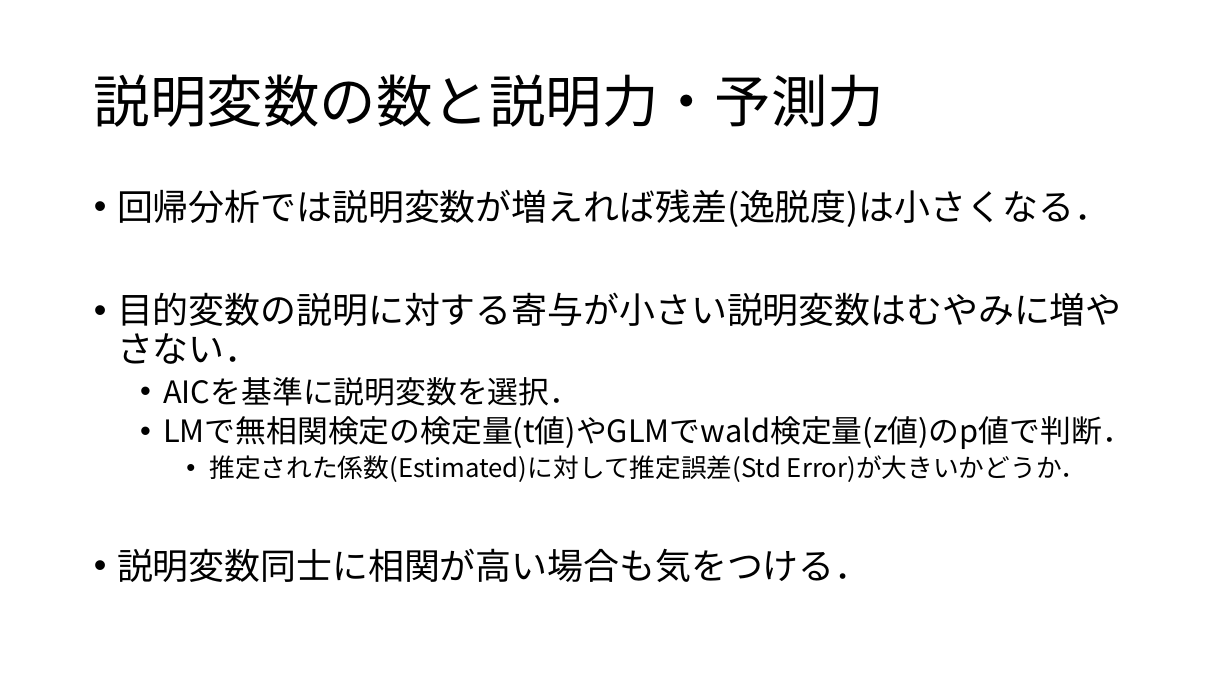
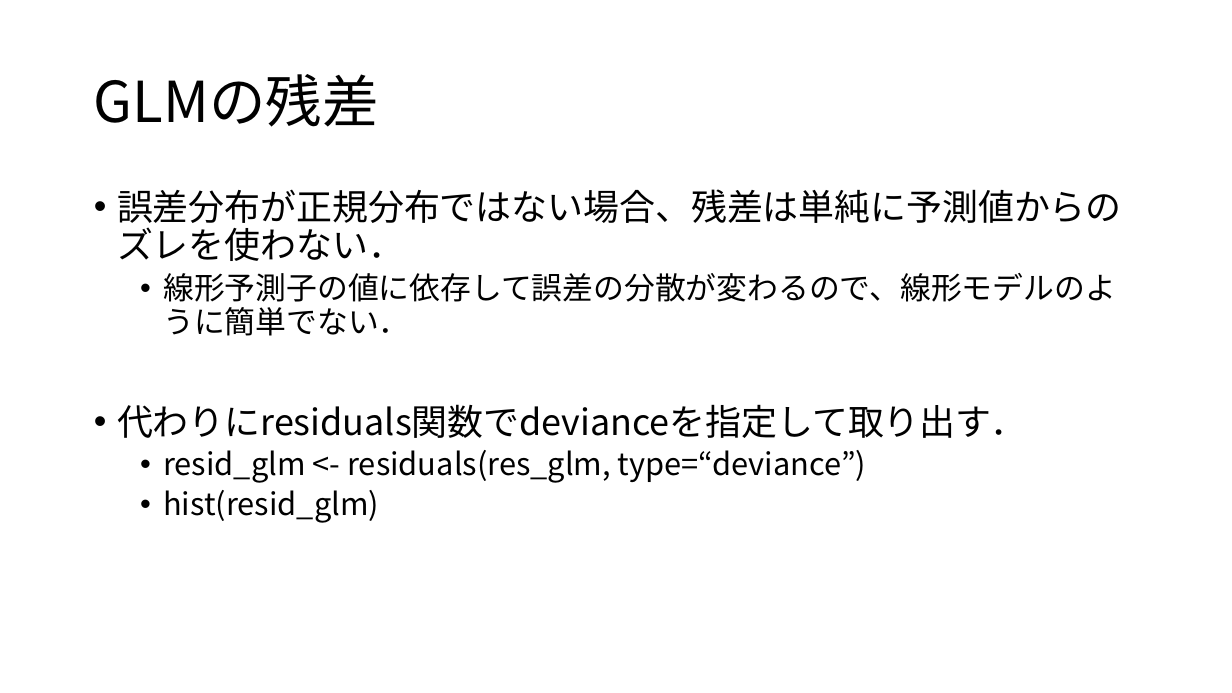
Before and after one commit to KoHMB/Shigen_kensyu_FRA, a slide deck: slide 9 of R/スライド/第24回.pptx (slide 2 before the commit). Drawn at 1232x693 pixels with LibreOffice and Linux fonts; fonts in the diff are those of the drawing. Boxes give left, top, right and bottom in pixels: in the first picture for what was removed or moved away, otherwise in the second. Text is boxed around its words. In the diff, an @@ line names an element or a change of style, - is before the commit and + after.

```diff
--- a/R/スライド/第24回.pptx
+++ b/R/スライド/第24回.pptx
@@ title at [94, 74, 379, 127]: text changed @@
-説明変数の数と説明力・予測力
+GLMの残差
@@ text at [117, 189, 1122, 523]: text changed; size 28 to 24 pt @@
-• 回帰分析では説明変数が増えれば残差(逸脱度)は小さくなる．
-• 目的変数の説明に対する寄与が小さい説明変数はむやみに増やさない．
-  • AICを基準に説明変数を選択．
-  • LMで無相関検定の検定量(t値)やGLMでwald検定量(z値)のp値で判断．
-    • 推定された係数(Estimated)に対して推定誤差(Std Error)が大きいかどうか．
-• 説明変数同士に相関が高い場合も気をつける．
+• 誤差分布が正規分布ではない場合、残差は単純に予測値からのズレを使わない．
+  • 線形予測子の値に依存して誤差の分散が変わるので、線形モデルのように簡単でない．
+• 代わりにresiduals関数でdevianceを指定して取り出す．
+  • resid_glm <- residuals(res_glm, type=“deviance”)
+  • hist(resid_glm)
```
Also in this commit, not shown: 11 slides added, 4 slides removed, 1 other file.
